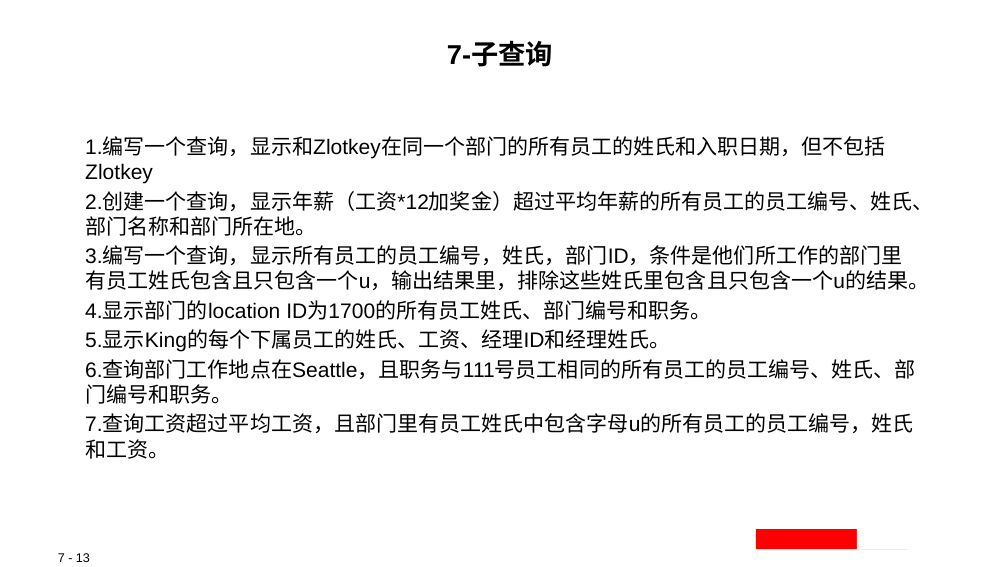
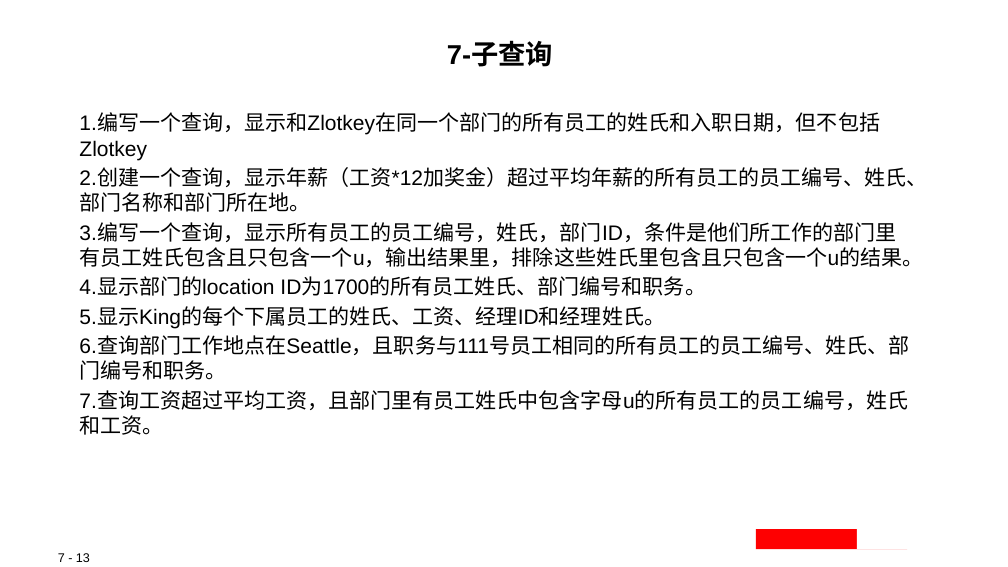
Before and after one commit to tom750407/Oracle, a slide deck: slide 13 of 20180909/上課材料/sql练习.pptx. Drawn at 1008x567 pixels with LibreOffice and Linux fonts; fonts in the diff are those of the drawing; background and template pictures are left out. Boxes give left, top, right and bottom in pixels: in the first picture for what was removed or moved away, otherwise in the second. Text is boxed around its words. In the diff, an @@ line names an element or a change of style, - is before the commit and + after.

```diff
--- a/20180909/上課材料/sql练习.pptx
+++ b/20180909/上課材料/sql练习.pptx
@@ text "1.编写一个查询，显示和Zlotkey在同一个部门的所有员工的姓氏和入职日期，但不包括Zlotkey": place and size @@
-text "1.编写一个查询，显示和Zlotkey在同一个部门的所有员工的姓氏和入职日期，但不包括Zlotkey" at (85, 138, 934, 459)
+text "1.编写一个查询，显示和Zlotkey在同一个部门的所有员工的姓氏和入职日期，但不包括Zlotkey" at (79, 114, 928, 435)
```
Also in this commit, not shown: 1 other slide changed.
